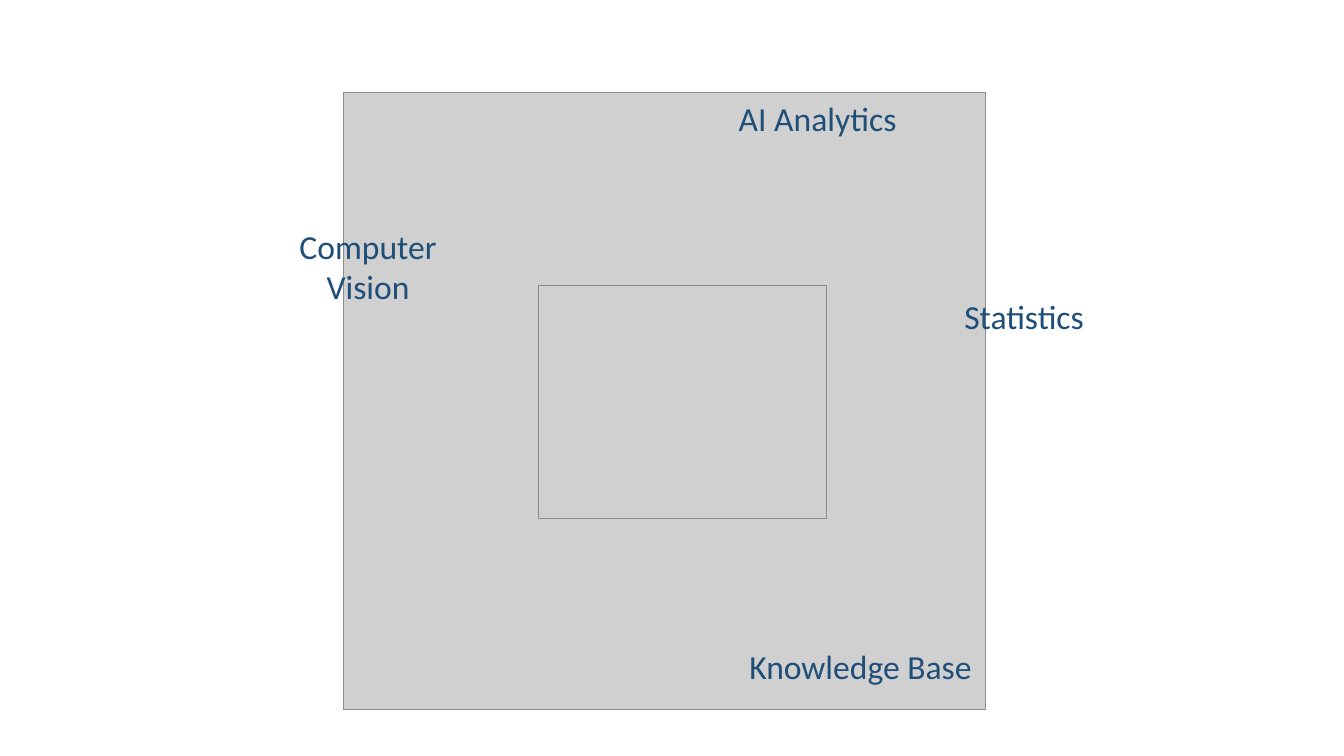
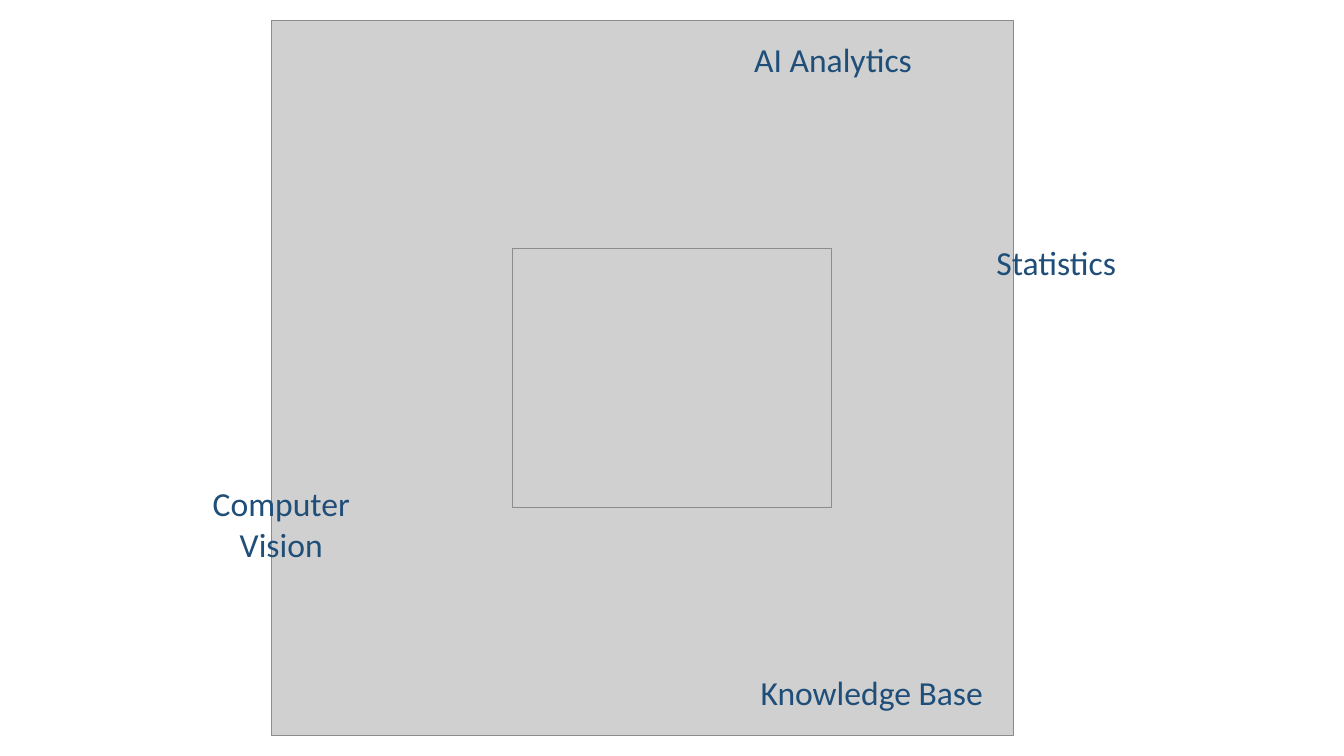
Before and after one commit to vadikko2/Hack_university, a slide deck: slide 5 of Hack_present - 3.pptx (slide 4 before the commit). Drawn at 1344x756 pixels with LibreOffice and Linux fonts; fonts in the diff are those of the drawing; grey boxes stand for pictures. Boxes give left, top, right and bottom in pixels: in the first picture for what was removed or moved away, otherwise in the second. Text is boxed around its words. In the diff, an @@ line names an element or a change of style, - is before the commit and + after.

```diff
--- a/Hack_present - 3.pptx
+++ b/Hack_present - 3.pptx
@@ picture: place and size @@
-picture at <box>344,93,986,711</box>
+picture at <box>271,21,1013,736</box>
@@ text "AI Analytics": place and size @@
-text "AI Analytics" at <box>739,107,896,137</box>
+text "AI Analytics" at <box>754,48,912,78</box>
@@ text "Statistics": place and size @@
-text "Statistics" at <box>964,301,1084,337</box>
+text "Statistics" at <box>996,247,1116,283</box>
@@ picture: place and size @@
-picture at <box>538,285,827,518</box>
+picture at <box>512,249,832,508</box>
@@ text "Computer Vision": place and size @@
-text "Computer Vision" at <box>299,231,436,308</box>
+text "Computer Vision" at <box>213,489,350,565</box>
@@ text "Knowledge Base": place and size @@
-text "Knowledge Base" at <box>749,655,971,685</box>
+text "Knowledge Base" at <box>761,681,983,711</box>
```
Also in this commit, not shown: 4 other slides changed, 1 slide added.
